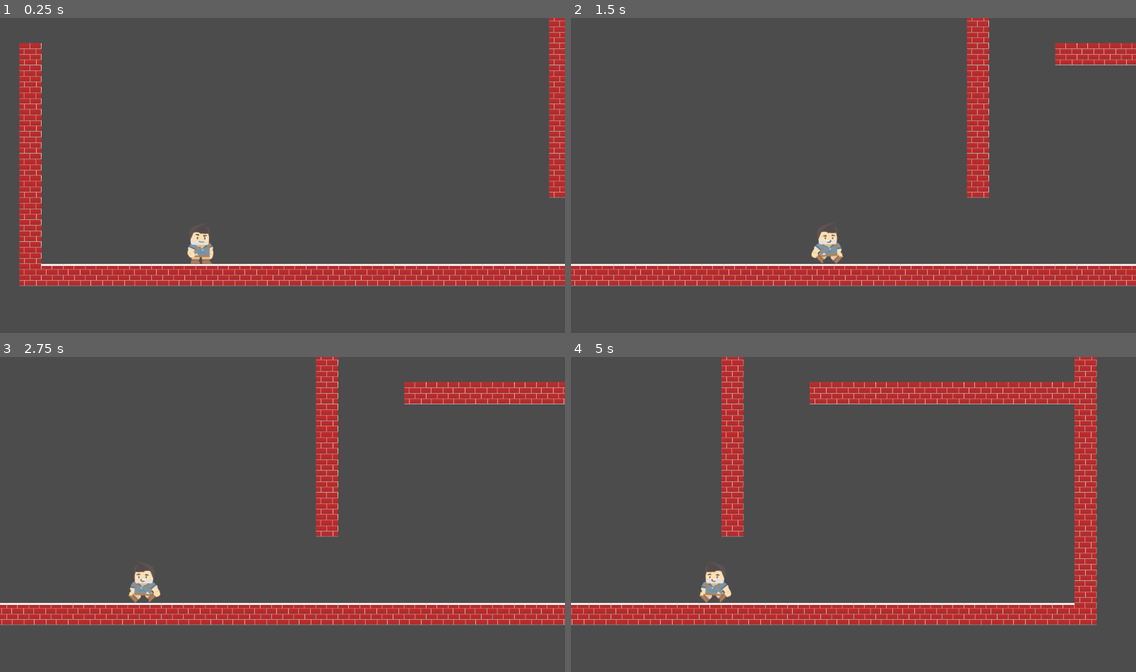
Above: before the commit, frames 1-4 (two rows, left to right).
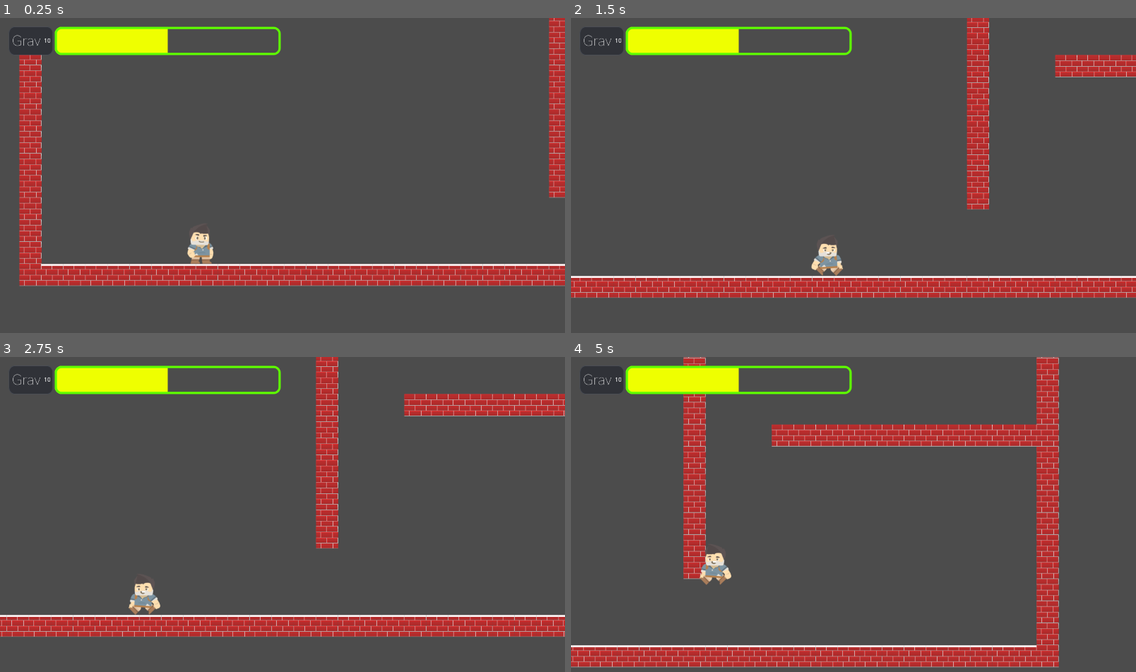
Above: after the commit, the same moments.

Repository: tonymarklove/higgs
Game: Godot game, scene res://main.tscn
Two runs of this game, one before a commit and one after it. Both use one fixed random seed, a clock stepped at 60 frames per second and the inputs below.
Inputs:
- Up to frame 1 (0.25 s): no input
- Up to frame 2 (1.5 s): tap Enter at 0.5 s; hold Right (ui_right) from 0.53 s (still down); tap Space (ui_select) at 0.77 s
- Up to frame 3 (2.75 s): tap Space (ui_select) at 1.52 s; release Right (ui_right) at 2.03 s; hold Left (ui_left) from 2.03 s (still down)
- Up to frame 4 (5 s): release Left (ui_left) at 2.78 s; hold Right (ui_right) 2.78-4.28 s; tap Space (ui_select) at 3.02, 3.77, 4.52 s; hold Left (ui_left) from 4.28 s (still down)

The runs differ from the first frame. In frame 1, 2.9% of the frame differs, in the area x 1-50%, y 2-12%; in frame 2, 15%; in frame 3, 16%; in frame 4, 33%, in the area x 0-94%, y 0-99%.

Commit message:
Add basic GUI layout for gravity meter

Diff:
--- /dev/null
+++ b/GUI.tscn
@@ -0,0 +1,182 @@
+[gd_scene load_steps=6 format=2]
+
+[ext_resource path="res://Gui/GUI.gd" type="Script" id=1]
+[ext_resource path="res://Gui/background_grav.png" type="Texture" id=2]
+[ext_resource path="res://Gui/label_grav.png" type="Texture" id=3]
+[ext_resource path="res://Gui/progress_outer_grav.png" type="Texture" id=4]
+[ext_resource path="res://Gui/progress_inner_grav.png" type="Texture" id=5]
+
+[node name="GUI" type="MarginContainer" index="0"]
+
+anchor_left = 0.0
+anchor_top = 0.0
+anchor_right = 0.0
+anchor_bottom = 0.0
+margin_left = 20.0
+margin_top = 20.0
+margin_right = 20.0
+margin_bottom = 20.0
+rect_pivot_offset = Vector2( 0, 0 )
+rect_clip_content = false
+mouse_filter = 0
+mouse_default_cursor_shape = 0
+size_flags_horizontal = 1
+size_flags_vertical = 1
+script = ExtResource( 1 )
+_sections_unfolded = [ "Margin" ]
+
+[node name="HBoxContainer" type="HBoxContainer" parent="." index="0"]
+
+anchor_left = 0.0
+anchor_top = 0.0
+anchor_right = 0.0
+anchor_bottom = 0.0
+margin_left = 8.0
+margin_right = 632.0
+margin_bottom = 64.0
+rect_pivot_offset = Vector2( 0, 0 )
+rect_clip_content = false
+mouse_filter = 1
+mouse_default_cursor_shape = 0
+size_flags_horizontal = 1
+size_flags_vertical = 1
+alignment = 0
+
+[node name="Bars" type="VBoxContainer" parent="HBoxContainer" index="0"]
+
+anchor_left = 0.0
+anchor_top = 0.0
+anchor_right = 0.0
+anchor_bottom = 0.0
+margin_right = 624.0
+margin_bottom = 64.0
+rect_pivot_offset = Vector2( 0, 0 )
+rect_clip_content = false
+mouse_filter = 1
+mouse_default_cursor_shape = 0
+size_flags_horizontal = 1
+size_flags_vertical = 1
+alignment = 0
+
+[node name="Bar" type="HBoxContainer" parent="HBoxContainer/Bars" index="0"]
+
+anchor_left = 0.0
+anchor_top = 0.0
+anchor_right = 0.0
+anchor_bottom = 0.0
+margin_right = 624.0
+margin_bottom = 64.0
+rect_pivot_offset = Vector2( 0, 0 )
+rect_clip_content = false
+mouse_filter = 1
+mouse_default_cursor_shape = 0
+size_flags_horizontal = 1
+size_flags_vertical = 1
+alignment = 0
+
+[node name="Count" type="MarginContainer" parent="HBoxContainer/Bars/Bar" index="0"]
+
+anchor_left = 0.0
+anchor_top = 0.0
+anchor_right = 0.0
+anchor_bottom = 0.0
+margin_right = 108.0
+margin_bottom = 64.0
+rect_pivot_offset = Vector2( 0, 0 )
+rect_clip_content = false
+mouse_filter = 0
+mouse_default_cursor_shape = 0
+size_flags_horizontal = 1
+size_flags_vertical = 1
+
+[node name="Background" type="NinePatchRect" parent="HBoxContainer/Bars/Bar/Count" index="0"]
+
+anchor_left = 0.0
+anchor_top = 0.0
+anchor_right = 0.0
+anchor_bottom = 0.0
+margin_left = 8.0
+margin_right = 108.0
+margin_bottom = 64.0
+rect_min_size = Vector2( 100, 40 )
+rect_pivot_offset = Vector2( 0, 0 )
+rect_clip_content = false
+mouse_filter = 2
+mouse_default_cursor_shape = 0
+size_flags_horizontal = 1
+size_flags_vertical = 1
+texture = ExtResource( 2 )
+_sections_unfolded = [ "Rect" ]
+
+[node name="Title" type="TextureRect" parent="HBoxContainer/Bars/Bar/Count/Background" index="0"]
+
+anchor_left = 0.0
+anchor_top = 0.0
+anchor_right = 0.0
+anchor_bottom = 0.0
+margin_left = -15.0
+margin_top = -19.0
+margin_right = 205.0
+margin_bottom = 189.0
+rect_scale = Vector2( 0.5, 0.5 )
+rect_pivot_offset = Vector2( 0, 0 )
+rect_clip_content = false
+mouse_filter = 1
+mouse_default_cursor_shape = 0
+size_flags_horizontal = 1
+size_flags_vertical = 1
+texture = ExtResource( 3 )
+expand = true
+stretch_mode = 4
+_sections_unfolded = [ "Rect" ]
+
+[node name="Number" type="Label" parent="HBoxContainer/Bars/Bar/Count/Background" index="1"]
+
+anchor_left = 0.0
+anchor_top = 0.0
+anchor_right = 1.0
+anchor_bottom = 1.0
+margin_left = 79.0
+margin_right = -5.0
+rect_pivot_offset = Vector2( 0, 0 )
+rect_clip_content = false
+mouse_filter = 2
+mouse_default_cursor_shape = 0
+size_flags_horizontal = 1
+size_flags_vertical = 4
+text = "10"
+align = 2
+valign = 1
+percent_visible = 1.0
+lines_skipped = 0
+max_lines_visible = -1
+
+[node name="Guage" type="TextureProgress" parent="HBoxContainer/Bars/Bar" index="1"]
+
+anchor_left = 0.0
+anchor_top = 0.0
+anchor_right = 0.0
+anchor_bottom = 0.0
+margin_left = 112.0
+margin_right = 624.0
+margin_bottom = 64.0
+rect_pivot_offset = Vector2( 0, 0 )
+rect_clip_content = false
+mouse_filter = 1
+mouse_default_cursor_shape = 0
+size_flags_horizontal = 1
+size_flags_vertical = 1
+min_value = 0.0
+max_value = 100.0
+step = 1.0
+page = 0.0
+value = 50.0
+exp_edit = false
+rounded = false
+texture_under = ExtResource( 4 )
+texture_over = null
+texture_progress = ExtResource( 5 )
+radial_fill_degrees = 360.0
+radial_center_offset = Vector2( 0, 0 )
+nine_patch_stretch = false
+_sections_unfolded = [ "Rect", "Textures" ]
--- /dev/null
+++ b/Gui/GUI.gd
@@ -0,0 +1,15 @@
+extends MarginContainer
+
+# class member variables go here, for example:
+# var a = 2
+# var b = "textvar"
+
+func _ready():
+	# Called every time the node is added to the scene.
+	# Initialization here
+	pass
+
+#func _process(delta):
+#	# Called every frame. Delta is time since last frame.
+#	# Update game logic here.
+#	pass
--- a/Player.gd
+++ b/Player.gd
@@ -28,7 +28,7 @@
 var rotation_at_gravity_change = 0
 var last_gravity_change_time = 0
 
-var gravity_mode = GRAVMODE_JUMP
+var gravity_mode = GRAVMODE_DIRECTION
 
 var gravity_jump_charge = 0.0
 var gravity_jump_maximum_time = 0.5
--- a/main.tscn
+++ b/main.tscn
@@ -1,9 +1,10 @@
-[gd_scene load_steps=3 format=2]
+[gd_scene load_steps=4 format=2]
 
 [ext_resource path="res://tileset.tres" type="TileSet" id=1]
 [ext_resource path="res://Player.tscn" type="PackedScene" id=2]
+[ext_resource path="res://GUI.tscn" type="PackedScene" id=3]
 
-[node name="Node" type="Node" index="0"]
+[node name="Node" type="Node"]
 
 [node name="TileMap" type="TileMap" parent="." index="0"]
 
@@ -62,3 +63,16 @@
 editor_draw_limits = false
 editor_draw_drag_margin = false
 _sections_unfolded = [ "Transform" ]
+
+[node name="CanvasLayer" type="CanvasLayer" parent="." index="2"]
+
+layer = 1
+offset = Vector2( 0, 0 )
+rotation = 0.0
+scale = Vector2( 1, 1 )
+transform = Transform2D( 1, 0, 0, 1, 0, 0 )
+
+[node name="GUI" parent="CanvasLayer" index="0" instance=ExtResource( 3 )]
+
+margin_right = 652.0
+margin_bottom = 84.0
Binary file added: Gui/background_grav.png
Not shown, added: Gui/background_grav.png.import
Binary file added: Gui/label_grav.png
Not shown, added: Gui/label_grav.png.import
Binary file added: Gui/progress_inner_grav.png
Not shown, added: Gui/progress_inner_grav.png.import
Binary file added: Gui/progress_outer_grav.png
Not shown, added: Gui/progress_outer_grav.png.import
